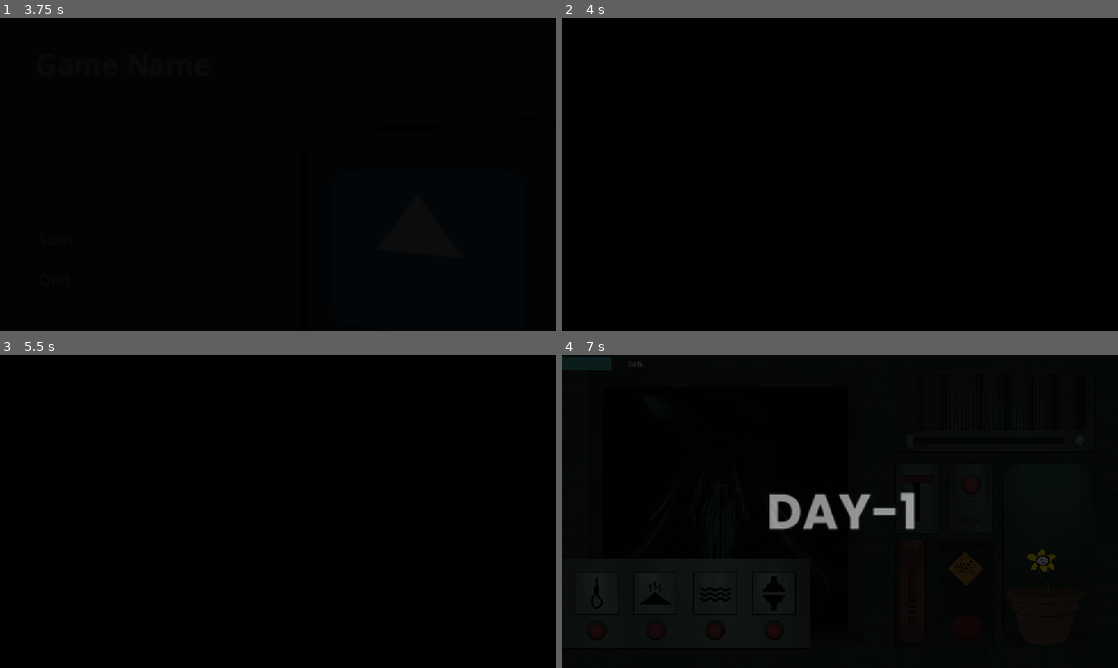
Above: before the commit, frames 1-4 (two rows, left to right).
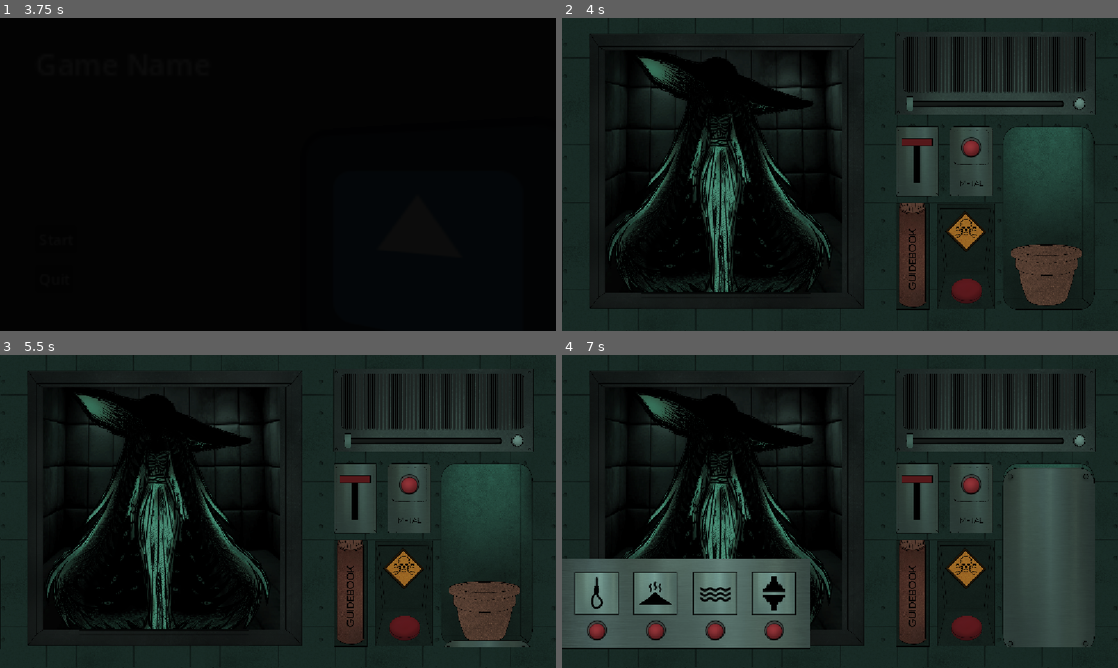
Above: after the commit, the same moments.

Repository: Birdyness/Hands-On-Z-P-
Game: Godot game, scene res://Scenes/titlescreen.tscn
The game is run twice, just before and just after one commit, with the same random seed, the same clock (stepped at 60 frames per second) and the same inputs. The engine's default icon, where the game draws it, is replaced by a stand-in: a white triangle on a blue panel in a dark square.
Inputs (mouse positions are in pixels of both pictures, inside the frame that each line leads up to; where the layout moved, square brackets give the same spot in the first picture):
- Up to frame 1 (3.75 s): click "Start" at 0.5 s; click "Start" at 1.25 s; click "Start" at 2 s; tap Enter at 2.75 s; move the mouse to (400, 158) at 2.77 s; tap E at 2.85, 3.6 s; move the mouse to (166, 190) at 3.52 s
- Up to frame 2 (4 s): no input
- Up to frame 3 (5.5 s): click (483, 611) [483, 589] at 4.25 s; click (161, 517) at 5 s
- Up to frame 4 (7 s): click (912, 589) at 5.75 s; click (967, 630) at 6.5 s

Frame 1 is identical in both runs. In frame 2, 67% of the frame differs, in the area x 0-100%, y 0-100%; in frame 3, 67%; in frame 4, 69%.

Commit message:
added shutters

Diff:
--- a/Scenes/game_manager.tscn
+++ b/Scenes/game_manager.tscn
@@ -1,10 +1,10 @@
 [gd_scene format=3 uid="uid://cheb77i32fs1l"]
 
 [ext_resource type="PackedScene" uid="uid://bixv88i3niyfn" path="res://Scenes/entity.tscn" id="1_e5fcp"]
-[ext_resource type="Texture2D" uid="uid://drtks4x3t1h4n" path="res://Assets/Others/backgroundPlaceholder.jpg" id="1_mmt5l"]
+[ext_resource type="Texture2D" uid="uid://cqe8y6a0bf6wb" path="res://Assets/Workdesk/- Layout 2.0 -.png" id="1_iu5vk"]
+[ext_resource type="Texture2D" uid="uid://d0lkbee41kbdb" path="res://Assets/Workdesk/entityAreaBGM.png" id="2_88ybb"]
 [ext_resource type="PackedScene" uid="uid://bn8j7mr5q6ipv" path="res://Scenes/workspacev2.tscn" id="2_e5fcp"]
 [ext_resource type="PackedScene" uid="uid://cvryd0iwhjs2r" path="res://Scenes/disp_button.tscn" id="2_sq00h"]
-[ext_resource type="Texture2D" uid="uid://bxvnj24u60sqt" path="res://Assets/Workdesk/Layout.png" id="3_y8n5u"]
 [ext_resource type="PackedScene" uid="uid://cof5m02iwcnf" path="res://Scenes/guidebook.tscn" id="4_e6ru4"]
 [ext_resource type="Script" uid="uid://b3owkfx3dyr7t" path="res://Scripts/Node Scripts/buttons.gd" id="5_efn8y"]
 [ext_resource type="Texture2D" uid="uid://bhjgtf2pximp2" path="res://Assets/Buttons/ExcButton/ExcButton.png" id="6_i4mau"]
@@ -18,6 +18,12 @@
 [ext_resource type="Texture2D" uid="uid://b3sglxo4dqf2w" path="res://Assets/Others/cover.png" id="14_sm5re"]
 [ext_resource type="PackedScene" uid="uid://dun8hub68a3w5" path="res://Scenes/metal_detector.tscn" id="16_5tjy5"]
 [ext_resource type="PackedScene" uid="uid://d10x4oi204sdo" path="res://Scenes/shake_vfx.tscn" id="16_y8n5u"]
+[ext_resource type="Texture2D" uid="uid://bqyvl5dyg8753" path="res://Assets/Workdesk/Entity Shutter.png" id="17_fuy7q"]
+[ext_resource type="Script" uid="uid://bv4rj66hfcxvb" path="res://Scripts/Node Scripts/shutters.gd" id="17_v2ahw"]
+[ext_resource type="Texture2D" uid="uid://moi3kggw2gjm" path="res://Assets/Workdesk/Flower Shutter.png" id="18_uj5f7"]
+[ext_resource type="Texture2D" uid="uid://bj10i8a1fxn2h" path="res://Assets/Workdesk/FlowerShutterCover.png" id="20_fuy7q"]
+[ext_resource type="Texture2D" uid="uid://b2xsengv55yc4" path="res://Assets/Workdesk/EntityShutterCover.png" id="21_fuy7q"]
+[ext_resource type="Texture2D" uid="uid://j0bwnqdrw4uv" path="res://Assets/Flowers/FlowerpotCover.png" id="22_mivtr"]
 
 [sub_resource type="StyleBoxFlat" id="StyleBoxFlat_kmrvs"]
 
@@ -30,32 +36,37 @@
 
 [node name="gameManager" type="Node2D" unique_id=205253772]
 
-[node name="background" type="Sprite2D" parent="." unique_id=1727859591]
-self_modulate = Color(0.098289035, 0.098289035, 0.098289035, 1)
-position = Vector2(338.00003, 311.00003)
-scale = Vector2(1.1324325, 1.4084337)
-texture = ExtResource("1_mmt5l")
+[node name="Layout" parent="." unique_id=27077772 instance=ExtResource("2_e5fcp")]
+position = Vector2(-1, -2)
+metadata/_edit_lock_ = true
+
+[node name="EntityAreaBgm" type="Sprite2D" parent="." unique_id=2097084147]
+self_modulate = Color(2.1824048, 2.1824048, 2.1824048, 1)
+position = Vector2(342, 323)
+scale = Vector2(0.50756454, 0.50756454)
+texture = ExtResource("2_88ybb")
 
 [node name="entity" parent="." unique_id=256994302 node_paths=PackedStringArray("sanity") instance=ExtResource("1_e5fcp")]
 position = Vector2(327, 334)
 sanity = NodePath("../SanityBar")
 
-[node name="backy" type="Sprite2D" parent="." unique_id=1986899367]
-position = Vector2(573, 318.00003)
-scale = Vector2(0.3182292, 0.33194444)
-texture = ExtResource("3_y8n5u")
-
 [node name="Thermo" parent="." unique_id=1399182287 instance=ExtResource("14_iu5vk")]
 position = Vector2(270, -190)
 
-[node name="Layout" parent="." unique_id=27077772 instance=ExtResource("2_e5fcp")]
-position = Vector2(-1, -2)
+[node name="backy" type="Sprite2D" parent="." unique_id=1474035280]
+position = Vector2(564.00006, 312)
+scale = Vector2(0.3078125, 0.3348958)
+texture = ExtResource("1_iu5vk")
+
+[node name="Node2D" type="Node2D" parent="." unique_id=23384131]
+
+[node name="Layout2_0" type="Sprite2D" parent="." unique_id=533991287]
+position = Vector2(577.6666, 322.375)
+scale = Vector2(0.29965279, 0.29965279)
+texture = ExtResource("1_iu5vk")
 
 [node name="guidebook" parent="." unique_id=443674428 instance=ExtResource("4_e6ru4")]
 position = Vector2(726, 500)
-
-[node name="dispButton" parent="." unique_id=1839645826 instance=ExtResource("2_sq00h")]
-position = Vector2(-668, 515)
 
 [node name="Buttons" type="Control" parent="." unique_id=845528170]
 layout_mode = 3
@@ -94,6 +105,7 @@
 theme_override_styles/grabber_area_highlight = SubResource("StyleBoxFlat_sm5re")
 
 [node name="SanityBar" type="ProgressBar" parent="." unique_id=1411194817]
+visible = false
 offset_left = 2.0
 offset_top = 5.0
 offset_right = 303.0
@@ -105,7 +117,7 @@
 [node name="Timer" type="Timer" parent="SanityBar" unique_id=231423864]
 
 [node name="Pot" parent="." unique_id=1347559491 node_paths=PackedStringArray("sanity", "cEntity") instance=ExtResource("10_b5cn8")]
-position = Vector2(1002, 487)
+position = Vector2(1007, 535)
 sanity = NodePath("../SanityBar")
 cEntity = NodePath("../entity")
 
@@ -115,6 +127,29 @@
 
 [node name="Radio" parent="." unique_id=1144881362 instance=ExtResource("13_e6ru4")]
 position = Vector2(1073, 180)
+
+[node name="Shutters" type="Node2D" parent="." unique_id=1673432183]
+position = Vector2(340.71484, 319.2878)
+scale = Vector2(0.30262113, 0.302621)
+script = ExtResource("17_v2ahw")
+
+[node name="FlowerShutter" type="Sprite2D" parent="Shutters" unique_id=2009218555]
+position = Vector2(2211.627, 1588.496)
+scale = Vector2(0.99428165, 0.9942823)
+texture = ExtResource("18_uj5f7")
+
+[node name="EntityShutter" type="Sprite2D" parent="Shutters" unique_id=2132254677]
+position = Vector2(0, -1900)
+scale = Vector2(0.9999998, 0.9999999)
+texture = ExtResource("17_fuy7q")
+
+[node name="FlowerpotCover" type="Sprite2D" parent="." unique_id=1321165983]
+position = Vector2(341, 607.1458)
+scale = Vector2(1.0888993, 1.1262078)
+texture = ExtResource("22_mivtr")
+
+[node name="dispButton" parent="." unique_id=1839645826 instance=ExtResource("2_sq00h")]
+position = Vector2(-668, 515)
 
 [node name="Cover" type="Sprite2D" parent="." unique_id=420841881]
 position = Vector2(725.1046, 376.38345)
@@ -128,7 +163,28 @@
 offset_right = 207.83472
 offset_bottom = 42.904785
 
+[node name="EntityShutterCover" type="Sprite2D" parent="." unique_id=1940983574]
+position = Vector2(341.05936, 30)
+scale = Vector2(0.62831455, 0.6464647)
+texture = ExtResource("21_fuy7q")
+
+[node name="FlowerShutterCover" type="Sprite2D" parent="." unique_id=1830290462]
+position = Vector2(986, 625.5)
+scale = Vector2(0.26683155, 0.2645164)
+texture = ExtResource("20_fuy7q")
+
+[node name="FlowerShutterCover2" type="Sprite2D" parent="FlowerShutterCover" unique_id=814062653]
+position = Vector2(-2409.7603, -2474.3267)
+scale = Vector2(2.3684118, 1.353657)
+texture = ExtResource("20_fuy7q")
+
+[node name="FlowerShutterCover2" type="Sprite2D" parent="FlowerShutterCover/FlowerShutterCover2" unique_id=109911246]
+position = Vector2(1030.1172, 1927.0269)
+scale = Vector2(0.5893483, 0.5393938)
+texture = ExtResource("20_fuy7q")
+
 [node name="shakeVFX" parent="." unique_id=1259153282 instance=ExtResource("16_y8n5u")]
+visible = false
 position = Vector2(577, 324)
 metadata/_edit_lock_ = true
 
--- a/Scenes/pot.tscn
+++ b/Scenes/pot.tscn
@@ -1,29 +1,29 @@
 [gd_scene format=3 uid="uid://btchw0v37j5bh"]
 
 [ext_resource type="Script" uid="uid://kdftqdiepdkb" path="res://Scripts/Node Scripts/pot.gd" id="1_b8ggh"]
-[ext_resource type="Texture2D" uid="uid://cvaudi0vrfauw" path="res://Assets/Buttons/Pot & Flower/emptyPot.png" id="2_rj0eo"]
-[ext_resource type="BitMap" uid="uid://dtyew1ay54mph" path="res://Assets/Buttons/Pot & Flower/emptyPotBitMap.png" id="3_rj0eo"]
+[ext_resource type="Texture2D" uid="uid://cjwgtaxni5vui" path="res://Assets/Flowers/Flowerpot.png" id="2_tpvhl"]
+[ext_resource type="BitMap" uid="uid://c373p7pktn60o" path="res://Assets/Flowers/FlowerpotBitMap.png" id="3_kvtqg"]
+[ext_resource type="Texture2D" uid="uid://p61n7v06dyrt" path="res://Assets/Flowers/Red_ Flower-Growing.png" id="4_sptmv"]
 
 [node name="Pot" type="Node2D" unique_id=1347559491]
 script = ExtResource("1_b8ggh")
 
-[node name="potCurrent" type="Sprite2D" parent="." unique_id=1887733026]
-position = Vector2(-1.000001, -3)
-scale = Vector2(0.68396217, 0.6839623)
-texture = ExtResource("2_rj0eo")
-
 [node name="TextureButton" type="TextureButton" parent="." unique_id=812253606]
-self_modulate = Color(1, 1, 1, 0)
-offset_left = -94.0
-offset_top = -127.0
-offset_right = 93.0
-offset_bottom = 119.98114
-texture_normal = ExtResource("2_rj0eo")
-texture_click_mask = ExtResource("3_rj0eo")
+offset_left = -76.0
+offset_top = -68.0
+offset_right = 73.59799
+offset_bottom = 62.0
+texture_normal = ExtResource("2_tpvhl")
+texture_click_mask = ExtResource("3_kvtqg")
 ignore_texture_size = true
 stretch_mode = 0
 
 [node name="Timer" type="Timer" parent="." unique_id=847951505]
 one_shot = true
 
+[node name="potFlower" type="Sprite2D" parent="." unique_id=1825308661]
+position = Vector2(-7, -109)
+scale = Vector2(0.21660306, 0.21660303)
+texture = ExtResource("4_sptmv")
+
 [connection signal="pressed" from="TextureButton" to="." method="_on_texture_button_pressed"]
--- a/Scenes/shake_vfx.tscn
+++ b/Scenes/shake_vfx.tscn
@@ -19,6 +19,7 @@
 expand_mode = 1
 
 [node name="BlackScreen" type="TextureRect" parent="." unique_id=1342073608]
+self_modulate = Color(1, 1, 1, 0)
 offset_left = -576.0
 offset_top = -324.0
 offset_right = 576.0
@@ -28,6 +29,7 @@
 expand_mode = 1
 
 [node name="Day1" type="TextureRect" parent="." unique_id=325574500]
+self_modulate = Color(1, 1, 1, 0)
 offset_left = -576.0
 offset_top = -325.0
 offset_right = 576.0
--- /dev/null
+++ b/Scenes/shutters.tscn
@@ -0,0 +1,16 @@
+[gd_scene format=3 uid="uid://qrdpltjw2022"]
+
+[ext_resource type="Texture2D" uid="uid://bqyvl5dyg8753" path="res://Assets/Workdesk/Entity Shutter.png" id="1_o3vri"]
+[ext_resource type="Texture2D" uid="uid://moi3kggw2gjm" path="res://Assets/Workdesk/Flower Shutter.png" id="2_byobo"]
+
+[node name="Shutters" type="Node2D" unique_id=1673432183]
+scale = Vector2(0.30262113, 0.302621)
+
+[node name="EntityShutter" type="Sprite2D" parent="." unique_id=2132254677]
+scale = Vector2(0.99999994, 0.99999994)
+texture = ExtResource("1_o3vri")
+
+[node name="FlowerShutter" type="Sprite2D" parent="." unique_id=2009218555]
+position = Vector2(2211.6272, 316.27734)
+scale = Vector2(0.9942818, 0.9942823)
+texture = ExtResource("2_byobo")
--- a/Scripts/Node Scripts/disposal.gd
+++ b/Scripts/Node Scripts/disposal.gd
@@ -4,6 +4,12 @@
 var notDisplayed = true
 var tween: Tween
 @onready var entity: Entities = $"../entity"
+@onready var hanging: TextureButton = $Hanging
+@onready var radiation: TextureButton = $Radiation
+@onready var compression: TextureButton = $Compression
+@onready var flood: TextureButton = $Flood
+var canAppend = true
+signal delay
 
 func _ready() -> void:
 		get_parent().get_node("Buttons").dispDown.connect(display)
@@ -24,13 +30,36 @@
 		tween = create_tween()
 		tween.tween_property(self, "position", Vector2(257, 515), 0.5).set_ease(Tween.EASE_OUT).set_trans(Tween.TRANS_SINE)
 
+func waits(seconds: float) -> void:
+	await get_tree().create_timer(seconds).timeout
+
 func threeOfAKind():
+	if canAppend == false:
+		return
+	canAppend = false
+	delay.emit()
+
+	await waits(3)
 	if seq.size() == 3 and entity.entity != "Bhael":
 		toak.emit(seq)
 		seq.clear()
 	if seq.size() == 4:
 		toak.emit(seq)
 		seq.clear()
+
+	canAppend = true
+
+func disabled():
+	hanging.disabled = true
+	radiation.disabled = true
+	compression.disabled = true
+	flood.disabled = true
+
+func enabled():
+	hanging.disabled = false
+	radiation.disabled = false
+	compression.disabled = false
+	flood.disabled = false
 
 func _on_hanging_button_down() -> void:
 	seq.append("Hanging")
--- a/Scripts/Node Scripts/pot.gd
+++ b/Scripts/Node Scripts/pot.gd
@@ -3,59 +3,75 @@
 @export var cEntity: Entities
 @onready var timer: Timer = $Timer
 var curPhase = 0
+@onready var pot_flower: Sprite2D = $potFlower
+signal shutterIt
 
-func emptyS():
-	$potCurrent.texture = load("res://Assets/Buttons/Pot & Flower/emptyPot.png")
-	curPhase = 0
+func growingN():
+	pot_flower.texture = load("res://Assets/Flowers/Red_ Flower-Growing.png")
+	curPhase = 1
 
-func growingS():
-	$potCurrent.texture = load("res://Assets/Buttons/Pot & Flower/growingPot.png")
+func growingA():
+	pot_flower.texture = load("res://Assets/Flowers/White_ Flower-Growing.png")
 	curPhase = 1
 
 func normalS():
-	$potCurrent.texture = load("res://Assets/Buttons/Pot & Flower/normalPot.png")
+	pot_flower.texture = load("res://Assets/Flowers/Red_ Flower Fully-Bloomed.png")
 	curPhase = 2
 
 func alteredS():
-	$potCurrent.texture = load("res://Assets/Buttons/Pot & Flower/alteredPot.png")
+	pot_flower.texture = load("res://Assets/Flowers/White_ Flower Fully-Bloomed.png")
 	curPhase = 3
 
 func witheredS():
-	$potCurrent.texture = load("res://Assets/Buttons/Pot & Flower/witheredPot.png")
+	pot_flower.texture = load("res://Assets/Flowers/Withered_Wilted.png")
 	curPhase = 4
 
+func waits(seconds: float) -> void:
+	await get_tree().create_timer(seconds).timeout
+
 func normal():
+	pot_flower.show()
+	growingN()
 	timer.start(5)
 	await timer.timeout
 	normalS()
 
 func altered():
+	pot_flower.show()
+	growingA()
 	timer.start(5)
 	await timer.timeout
 	alteredS()
 
 func manipulation():
+	pot_flower.show()
+	growingN()
 	timer.start(10)
 	await timer.timeout
 	normalS()
 
 func withered():
+	pot_flower.show()
+	var mixUp = randi_range(1,2)
+	if mixUp == 1:
+		growingN()
+	else:
+		growingA()
 	timer.start(5)
 	await timer.timeout
 	witheredS()
 
 func _ready() -> void:
-	emptyS()
-
-
+	pot_flower.hide()
 
 
 func _on_texture_button_pressed() -> void:
 	var curEnt = cEntity.entity_data[cEntity.entity]["flowerLV"]
+	await waits(1)
+	shutterIt.emit()
+	await waits(1)
 	if curPhase != 1:
 		sanity.change(-5)
-		growingS()
-		print(curEnt)
 		if curEnt == 0:
 			normal()
 		elif curEnt == 1:
--- /dev/null
+++ b/Scripts/Node Scripts/shutters.gd
@@ -0,0 +1,41 @@
+extends Node2D
+
+@onready var entity_shutter: Sprite2D = $EntityShutter
+@onready var flower_shutter: Sprite2D = $FlowerShutter
+@onready var disp: Node2D = $"../dispButton"
+@onready var shake_vfx: Camera2D = $"../shakeVFX"
+@onready var pot: Node2D = $"../Pot"
+
+var entity_tween: Tween
+var flower_tween: Tween
+
+
+
+func waits(seconds: float) -> void:
+	await get_tree().create_timer(seconds).timeout
+
+func _ready() -> void:
+	disp.delay.connect(entityShutter)
+	pot.shutterIt.connect(flowerShutter)
+	# add more when making days, like for disable or start of day
+
+func entityShutter():
+	if entity_tween:
+		entity_tween.kill()
+	entity_tween = create_tween()
+
+	entity_tween.tween_property(entity_shutter, "position", Vector2(0, 0), 1).set_ease(Tween.EASE_IN).set_trans(Tween.TRANS_SINE)
+	entity_tween.tween_interval(0.5)
+	entity_tween.tween_property(entity_shutter, "position", Vector2(0, -1900), 2).set_ease(Tween.EASE_IN_OUT).set_trans(Tween.TRANS_SINE)
+	await waits(1)
+	shake_vfx.screen_shake(3, 0.2)
+
+func flowerShutter():
+	if flower_tween:
+		flower_tween.kill()
+	flower_tween = create_tween()
+
+	flower_tween.tween_property(flower_shutter, "position", Vector2(2211.627, 316.277), 1).set_ease(Tween.EASE_IN).set_trans(Tween.TRANS_SINE)
+	flower_tween.tween_interval(0.5)
+	flower_tween.tween_property(flower_shutter, "position", Vector2(2211.627, 1588.496), 2).set_ease(Tween.EASE_IN_OUT).set_trans(Tween.TRANS_SINE)
+	await waits(1)
Binary file added: Assets/Flowers/Flowerpot.png
Not shown, added: Assets/Flowers/Flowerpot.png.import
Binary file added: Assets/Flowers/FlowerpotBitMap.png
Not shown, added: Assets/Flowers/FlowerpotBitMap.png.import
Binary file added: Assets/Flowers/FlowerpotCover.png
Not shown, added: Assets/Flowers/FlowerpotCover.png.import
Binary file added: Assets/Flowers/Red_ Flower Fully-Bloomed.png
Not shown, added: Assets/Flowers/Red_ Flower Fully-Bloomed.png.import
Binary file added: Assets/Flowers/Red_ Flower-Growing.png
Not shown, added: Assets/Flowers/Red_ Flower-Growing.png.import
Binary file added: Assets/Flowers/White_ Flower Fully-Bloomed.png
Not shown, added: Assets/Flowers/White_ Flower Fully-Bloomed.png.import
(and 17 more such lines)
